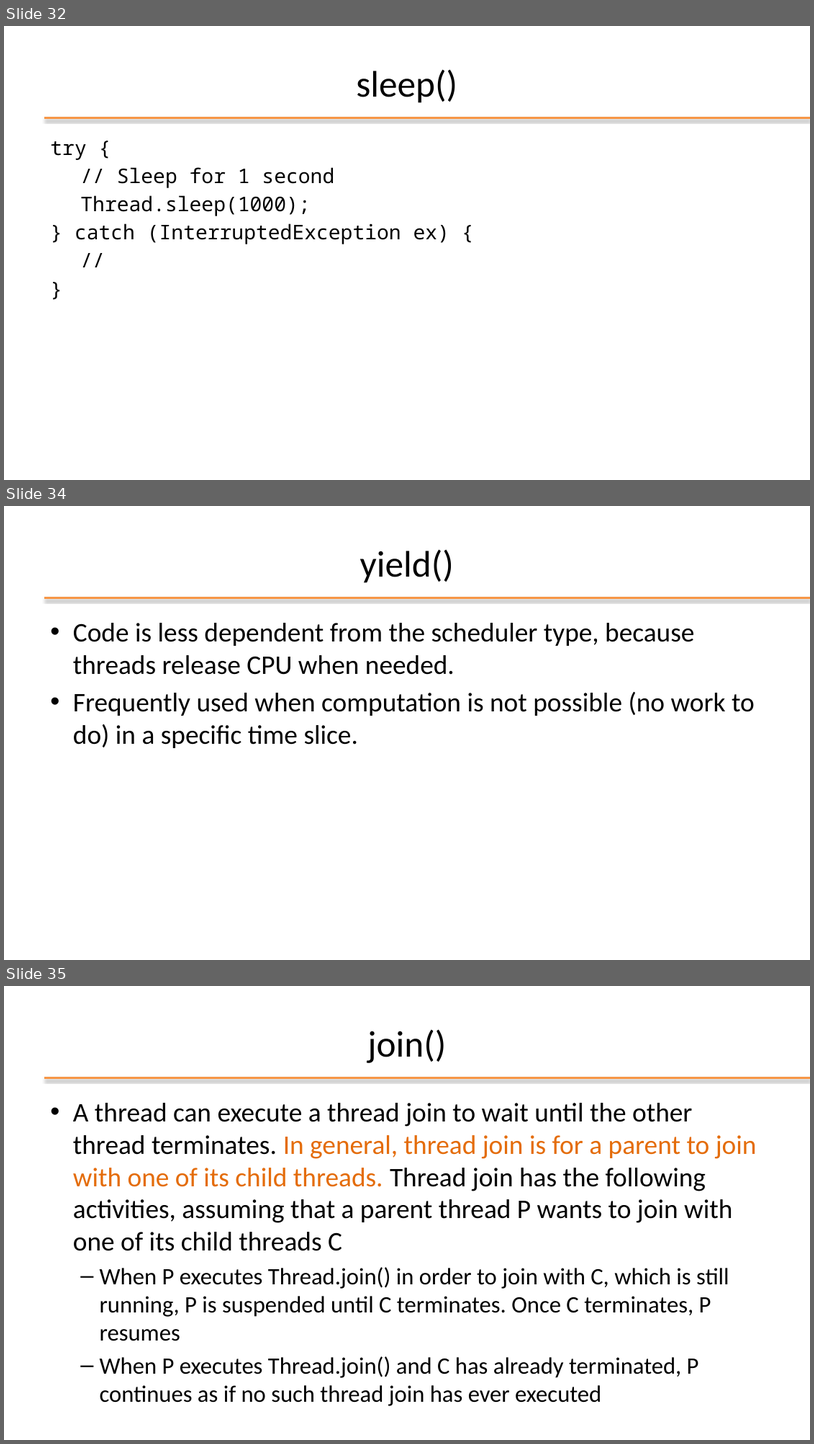
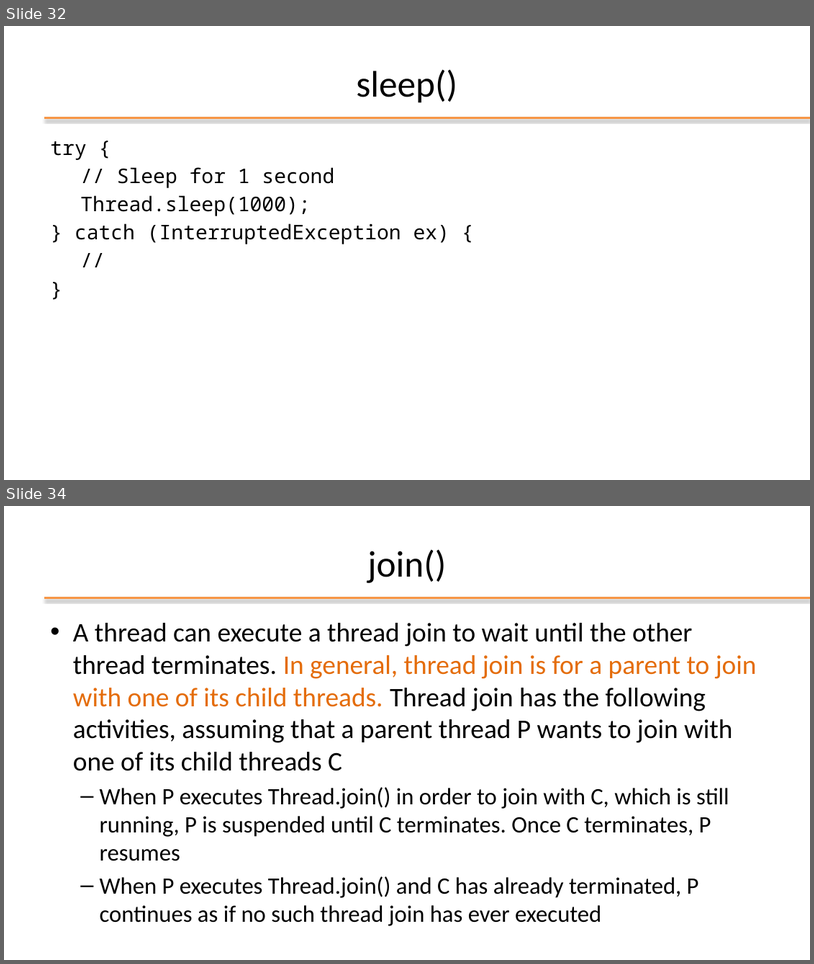
Before and after one commit to plctechnician/ooprogramming, a slide deck: java/slides/ppt/08 - Java Multi-Threading.pptx. Shown one above the other, each under a label of ours: slides 32, 34 and 35 before the commit, slides 32 and 34 after it; the slides between them are not shown. The pictures are 814x1444 and 814x964 pixels, drawn with LibreOffice and Linux fonts; fonts in the diff are those of the drawing; background and template pictures are left out. Boxes give left, top, right and bottom in pixels: in the first picture for what was removed or moved away, otherwise in the second. Text is boxed around its words. In the diff, an @@ line names an element or a change of style, - is before the commit and + after.

```diff
--- a/java/slides/ppt/08 - Java Multi-Threading.pptx
+++ b/java/slides/ppt/08 - Java Multi-Threading.pptx
@@ slide 34 removed at <box>4,506,810,960</box>, background #FFFFFF; not listed: 1 template element that a slide beside it also shows @@
@@ title removed at <box>360,549,454,583</box> @@
-yield()
@@ text removed at <box>73,623,755,748</box> @@
-• Code is less dependent from the scheduler type, because threads release CPU when needed.
-• Frequently used when computation is not possible (no work to do) in a specific time slice.
@@ what was slide 35 is now slide 34 @@
```
Also in this commit, not shown: 11 slides changed, 1 slide added, 1 other slide removed, 6 other files.
